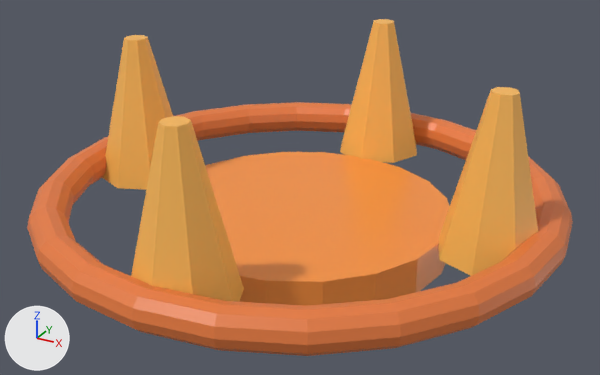
What one commit did to the glTF model assets/models/obstacles/hazard_fire.glb.
Both versions are drawn from a 50 mm camera at (0.602, -1.096, 0.611) aimed at (0.01, -0.019, 0.073). The lights are fixed; the arrows at lower left show +X, +Y and +Z. The picture after the commit comes second.

The first picture shows 'fire_ground'.
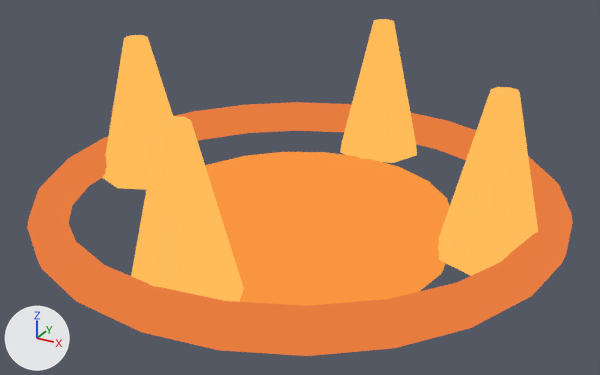
Changed parts and their boxes (x1, y1, x2, y2) in the pictures (600 x 375 px):
'fire_ground', recoloured, surface changed: (27, 19, 573, 356) in both

What changed in the scene script:
```text
Change mat_lava:
    mat_lava.base_color: (0.95, 0.3, 0.05) -> (0.0, 0.0, 0.0)  # orange #f9953f -> black #000000
    mat_lava.roughness: 0.3 -> 1.0
    add mat_lava.emission_strength = 1.0
    mat_lava.metallic: 0.0 -> 1.0
    add mat_lava.emission_color = (0.95, 0.3, 0.05)  # orange #f9953f
Change mat_fire:
    mat_fire.base_color: (1.0, 0.5, 0.1) -> (0.0, 0.0, 0.0)  # orange #ffbc59 -> black #000000
    mat_fire.roughness: 0.4 -> 1.0
    add mat_fire.emission_strength = 1.0
    mat_fire.metallic: 0.0 -> 1.0
    add mat_fire.emission_color = (1.0, 0.5, 0.1)  # orange #ffbc59
Change mat_firedk:
    mat_firedk.base_color: (0.8, 0.2, 0.05) -> (0.0, 0.0, 0.0)  # orange #e77c3f -> black #000000
    mat_firedk.roughness: 0.4 -> 1.0
    add mat_firedk.emission_strength = 1.0
    mat_firedk.metallic: 0.0 -> 1.0
    add mat_firedk.emission_color = (0.8, 0.2, 0.05)  # orange #e77c3f
```
